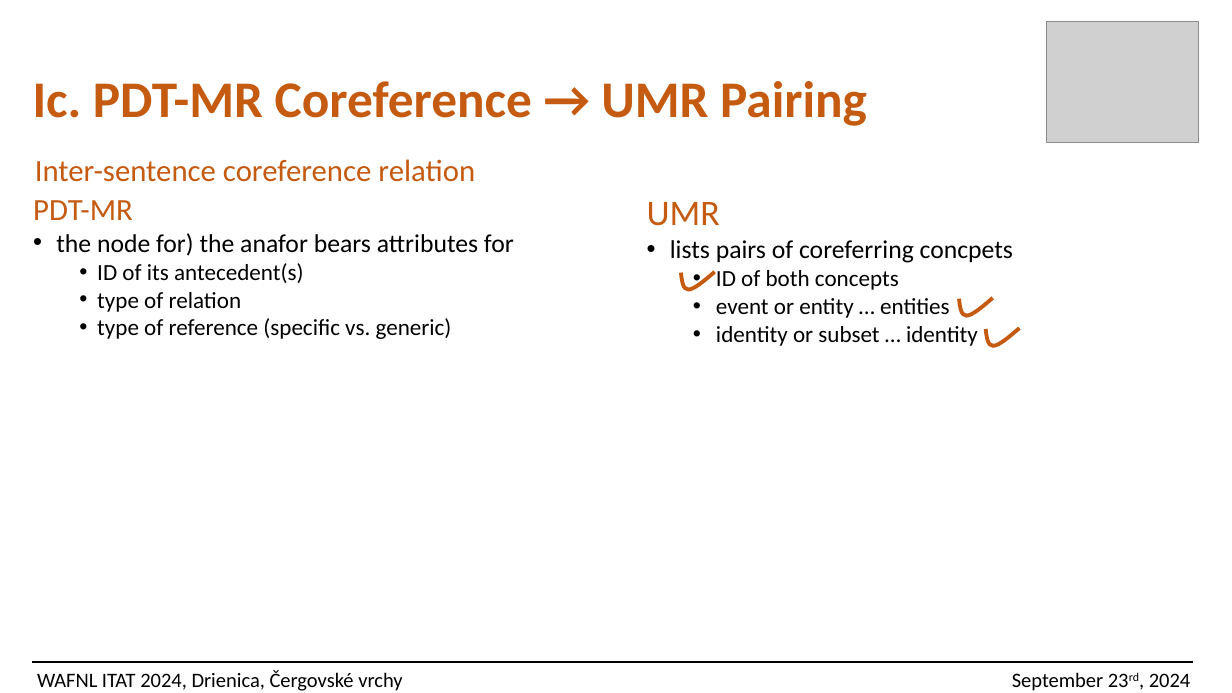
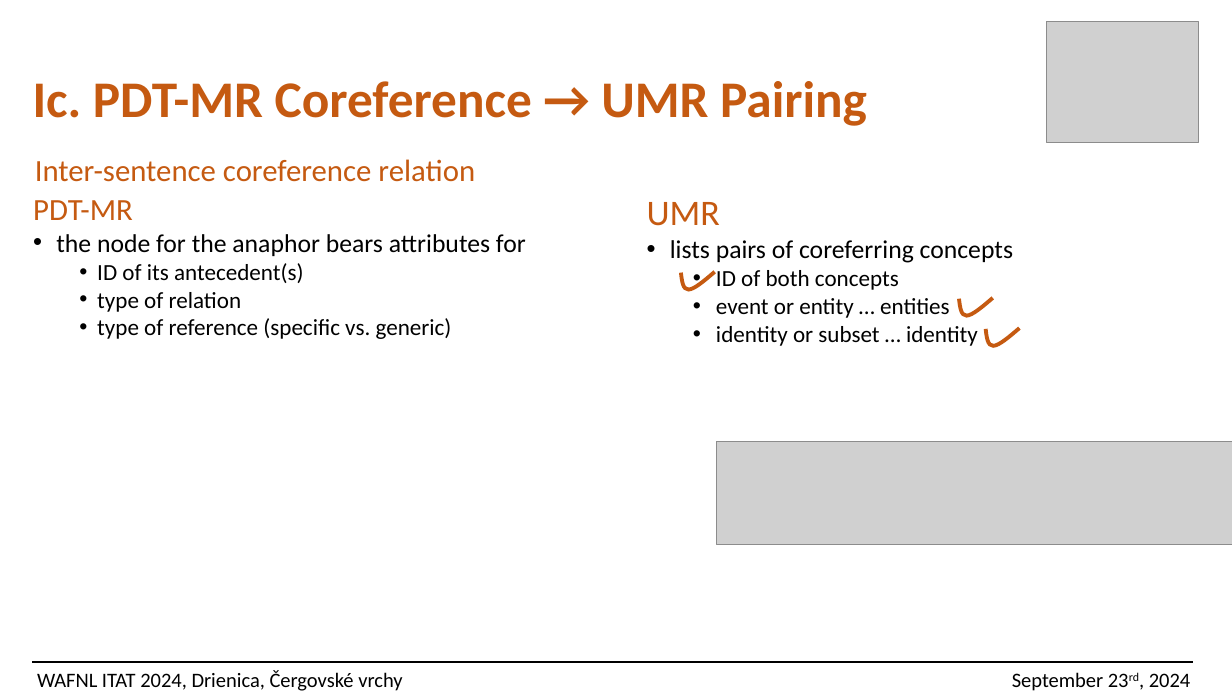
Before and after one commit to ufal/UMR, a slide deck: slide 21 of papers/2024-ITAT-slides.pptx (slide 20 before the commit). Drawn at 1232x693 pixels with LibreOffice and Linux fonts; fonts in the diff are those of the drawing; grey boxes stand for pictures. Boxes give left, top, right and bottom in pixels: in the first picture for what was removed or moved away, otherwise in the second. Text is boxed around its words. In the diff, an @@ line names an element or a change of style, - is before the commit and + after.

```diff
--- a/papers/2024-ITAT-slides.pptx
+++ b/papers/2024-ITAT-slides.pptx
@@ text at [56, 234, 526, 256]: text changed @@
-• the node for) the anafor bears attributes for
+• the node for the anaphor bears attributes for
@@ text at [670, 240, 1013, 263]: text changed @@
-• lists pairs of coreferring concpets
+• lists pairs of coreferring concepts
@@ picture added at [716, 441, 1232, 543] @@
```
Also in this commit, not shown: 18 other slides changed, 2 slides added, 1 slide removed, 1 other file.
